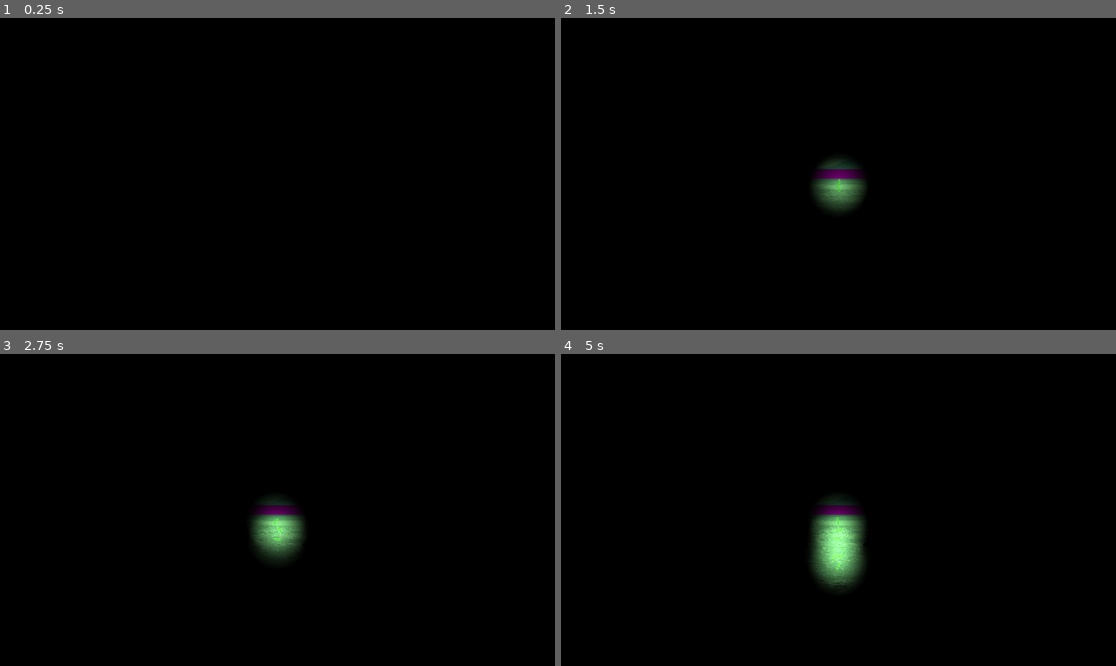
Above: before the commit, frames 1-4 (two rows, left to right).
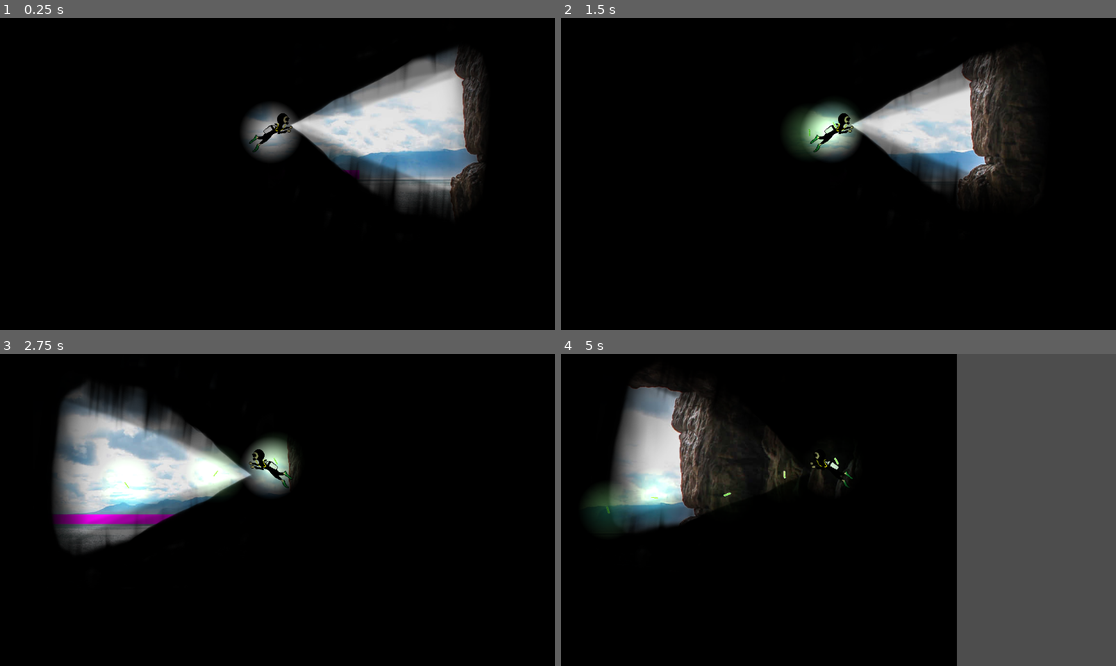
Above: after the commit, the same moments.

Repository: DeclanHarty/InTooDeep
Game: Godot game, scene res://scenes/player_control_testing.tscn
Same seed, same stepped clock (60 frames per second), same inputs: the game is played once before the commit and once after it. This scene is started directly instead of the project's main scene.
Inputs:
- Up to frame 1 (0.25 s): no input
- Up to frame 2 (1.5 s): tap Enter at 0.5 s; hold Space (drop_glowstick) 0.53-1.28 s; hold Right (ui_right) from 0.53 s (still down); tap Up (ui_up) at 0.77 s; tap Space (drop_glowstick) at 1.35 s
- Up to frame 3 (2.75 s): tap Up (ui_up) at 1.52 s; release Right (ui_right) at 2.03 s; hold Left (ui_left) from 2.03 s (still down); hold Space (drop_glowstick) from 2.03 s (still down)
- Up to frame 4 (5 s): release Left (ui_left) at 2.78 s; release Space (drop_glowstick) at 2.78 s; hold Right (ui_right) 2.78-4.28 s; tap Space (drop_glowstick) at 2.85, 4.35 s; tap Up (ui_up) at 3.02, 3.77, 4.52 s; hold Space (drop_glowstick) 3.53-4.28 s; hold Left (ui_left) from 4.28 s (still down)

The runs differ from the first frame. In frame 1, 12% of the frame differs, in the area x 43-88%, y 9-64%; in frame 2, 11%; in frame 3, 15%; in frame 4, 41%, in the area x 4-100%, y 0-100%.

Commit message:
Removed copy of player_control_testing

Diff:
--- a/player_control_testing.tscn
+++ /dev/null
@@ -1,41 +0,0 @@
-[gd_scene load_steps=6 format=3 uid="uid://bnx27j048otog"]
-
-[ext_resource type="Texture2D" uid="uid://bkan4ybqgutri" path="res://Assets/cave-background-xmrf3cnk7aa9t79a.jpg" id="2_2xvi7"]
-[ext_resource type="PackedScene" uid="uid://cx1al2871st5b" path="res://player.tscn" id="3_llxal"]
-[ext_resource type="Script" path="res://scripts/glowstick_manager.gd" id="4_ua50k"]
-
-[sub_resource type="RectangleShape2D" id="RectangleShape2D_06lkw"]
-
-[sub_resource type="PlaceholderTexture2D" id="PlaceholderTexture2D_m0g45"]
-
-[node name="PlayerControlTesting" type="Node2D"]
-
-[node name="Player" parent="." instance=ExtResource("3_llxal")]
-position = Vector2(-14, -88.57)
-
-[node name="Camera2D" type="Camera2D" parent="Player"]
-modulate = Color(0, 0, 0, 1)
-position = Vector2(14, 87)
-
-[node name="StaticBody2D" type="StaticBody2D" parent="."]
-
-[node name="CollisionShape2D" type="CollisionShape2D" parent="StaticBody2D"]
-scale = Vector2(17, 1)
-shape = SubResource("RectangleShape2D_06lkw")
-
-[node name="Sprite2D" type="Sprite2D" parent="StaticBody2D/CollisionShape2D"]
-scale = Vector2(20.059, 19.644)
-texture = SubResource("PlaceholderTexture2D_m0g45")
-
-[node name="Sprite2D" type="Sprite2D" parent="."]
-z_index = -2
-texture = ExtResource("2_2xvi7")
-
-[node name="CanvasModulate" type="CanvasModulate" parent="."]
-color = Color(0, 0, 0, 1)
-
-[node name="CanvasLayer" type="CanvasLayer" parent="."]
-layer = 5
-
-[node name="GlowstickManager" type="Node2D" parent="."]
-script = ExtResource("4_ua50k")
--- a/scenes/player_control_testing.tscn
+++ b/scenes/player_control_testing.tscn
@@ -1,14 +1,21 @@
-[gd_scene load_steps=5 format=3 uid="uid://dd04q1rc703w5"]
+[gd_scene load_steps=6 format=3 uid="uid://bnx27j048otog"]
 
-[ext_resource type="Script" path="res://scripts/drop_glowstick.gd" id="1_tmnnw"]
 [ext_resource type="Texture2D" uid="uid://bkan4ybqgutri" path="res://Assets/cave-background-xmrf3cnk7aa9t79a.jpg" id="2_2xvi7"]
+[ext_resource type="PackedScene" uid="uid://cx1al2871st5b" path="res://player.tscn" id="3_llxal"]
+[ext_resource type="Script" path="res://scripts/glowstick_manager.gd" id="4_ua50k"]
 
 [sub_resource type="RectangleShape2D" id="RectangleShape2D_06lkw"]
 
 [sub_resource type="PlaceholderTexture2D" id="PlaceholderTexture2D_m0g45"]
 
 [node name="PlayerControlTesting" type="Node2D"]
-script = ExtResource("1_tmnnw")
+
+[node name="Player" parent="." instance=ExtResource("3_llxal")]
+position = Vector2(-14, -88.57)
+
+[node name="Camera2D" type="Camera2D" parent="Player"]
+modulate = Color(0, 0, 0, 1)
+position = Vector2(14, 87)
 
 [node name="StaticBody2D" type="StaticBody2D" parent="."]
 
@@ -20,9 +27,6 @@
 scale = Vector2(20.059, 19.644)
 texture = SubResource("PlaceholderTexture2D_m0g45")
 
-[node name="Camera2D" type="Camera2D" parent="."]
-modulate = Color(0, 0, 0, 1)
-
 [node name="Sprite2D" type="Sprite2D" parent="."]
 z_index = -2
 texture = ExtResource("2_2xvi7")
@@ -32,3 +36,6 @@
 
 [node name="CanvasLayer" type="CanvasLayer" parent="."]
 layer = 5
+
+[node name="GlowstickManager" type="Node2D" parent="."]
+script = ExtResource("4_ua50k")
--- a/scripts/glowstick_manager.gd
+++ b/scripts/glowstick_manager.gd
@@ -15,6 +15,6 @@
 func _input(event):
 	if event.is_action_pressed("drop_glowstick") and num_of_glowsticks > 0:
 		var glowstick := glowstick_scene.instantiate()
-		glowstick.get_child(0).position = get_parent().get_node("Player/CharacterBody2D").position
+		glowstick.get_child(0).position = get_parent().get_node("Player").position
 		add_child(glowstick)
 		num_of_glowsticks -= 1
